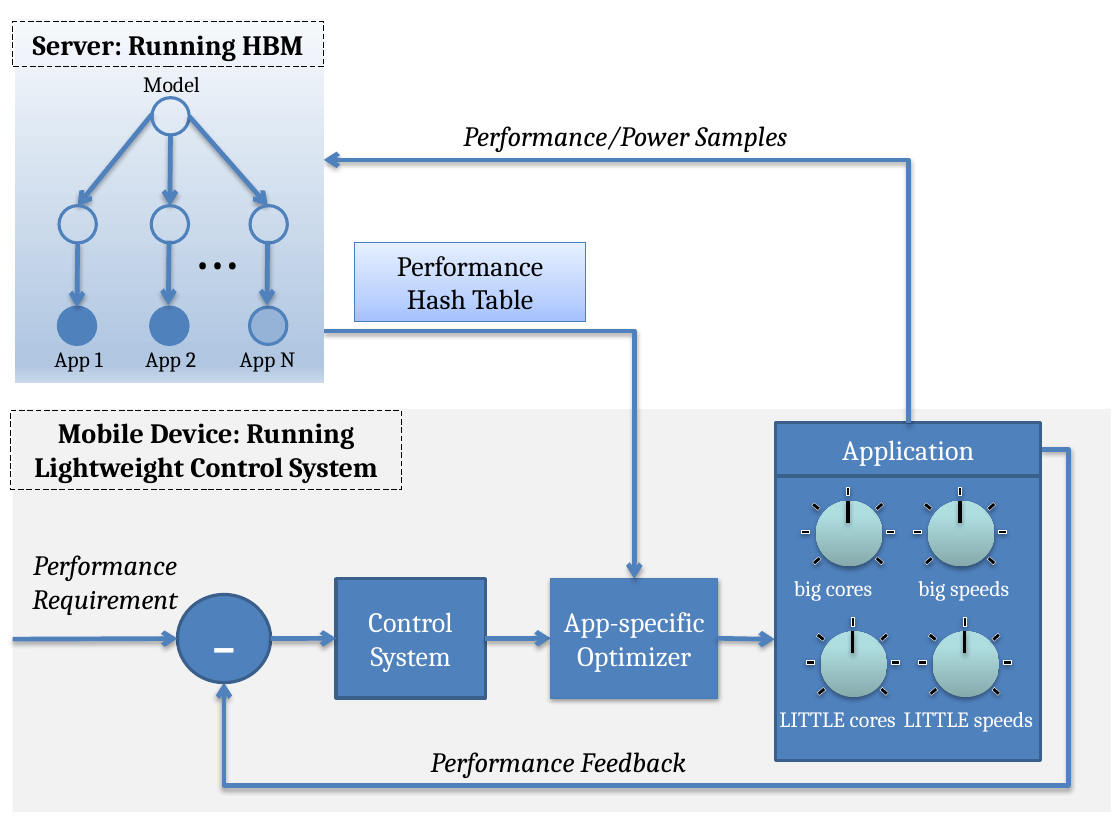
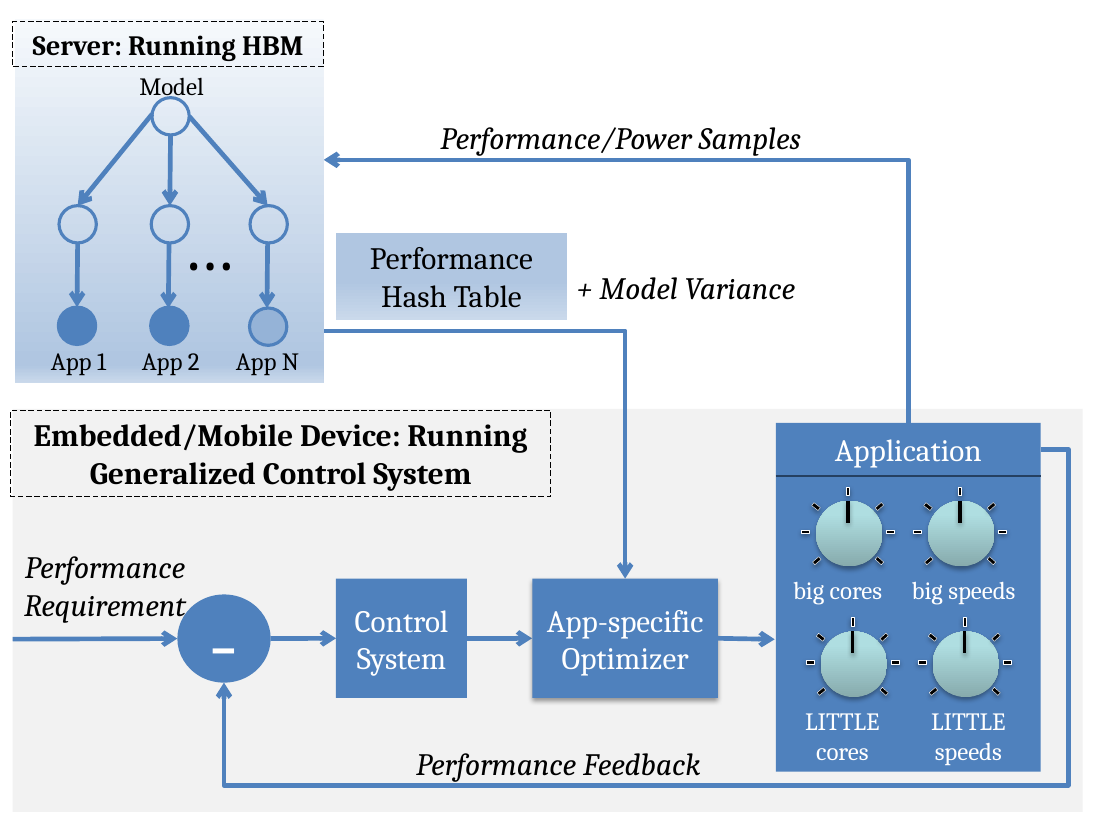
Before and after one commit to nmishra8/ASPLOS-17, a slide deck: slide 6 of figures/LEO+POET_backup_nikita.pptx. Drawn at 1120x840 pixels with LibreOffice and Linux fonts; fonts in the diff are those of the drawing. Boxes give left, top, right and bottom in pixels: in the first picture for what was removed or moved away, otherwise in the second. Text is boxed around its words. In the diff, an @@ line names an element or a change of style, - is before the commit and + after.

```diff
--- a/figures/LEO+POET_backup_nikita.pptx
+++ b/figures/LEO+POET_backup_nikita.pptx
@@ text "…": place and size @@
-text "…" at (181,202,246,288)
+text "…" at (171,196,236,290)
@@ text "…" at (171,196,236,290): size 40 to 44 pt @@
@@ rectangle "Performance": place and size @@
-rectangle "Performance" at (355,243,586,323)
+rectangle "Performance" at (336,233,567,319)
@@ rectangle "Performance" at (336,233,567,319): size 18 to 20 pt; fill gradient #A4C4FF to #BFD4FF to #E6EEFF to gradient #F6F9FC to #B0C6E1 to #CAD9EB; outline #4B7EBC 0.75 pt to none @@
@@ arrow moved from (169, 241) - (168, 305) to (169, 244) - (168, 308) @@
@@ arrow moved from (268, 241) - (267, 305) to (268, 244) - (267, 308) @@
@@ text added at (599,277,796,300), 20 pt, text #000000, italic @@
++ Model Variance
@@ elbow arrow moved from (324, 330) - (634, 579) to (324, 330) - (625, 579) @@
@@ rectangle "Embedded/Mobile Device: Running Generalized Control ...": place and size @@
-rectangle "Embedded/Mobile Device: Running Generalized Control ..." at (11,410,402,489)
+rectangle "Embedded/Mobile Device: Running Generalized Control ..." at (11,410,551,496)
@@ rectangle: place and size @@
-rectangle at (12,409,1110,812)
+rectangle at (12,409,1082,812)
@@ text in rectangle at (34,424,527,491): text changed; size 18 to 20 pt @@
-Mobile Device: Running Lightweight Control System
+Embedded/Mobile Device: Running Generalized Control System
@@ rectangle "Application" at (776,423,1040,476): size 18 to 20 pt; outline #3A5F8C 2 pt to none @@
@@ rectangle: place and size @@
-rectangle at (776,476,1040,760)
+rectangle at (776,476,1040,772)
@@ rectangle at (776,476,1040,772): outline #3A5F8C 2 pt to none @@
@@ line added from (776, 476) to (1040, 476), #254061 0.75 pt @@
@@ size 18 to 20 pt in 3 elements at (416,753,700,782), (440,127,801,156), (24,556,186,623) @@
@@ ellipse "-" at (177,595,270,683): size 54 to 60 pt; outline #3A5F8C 2 pt to none @@
@@ rectangle "Control" at (336,579,467,699): size 18 to 20 pt; outline #3A5F8C 2 pt to none @@
@@ rectangle "Control": place and size @@
-rectangle "Control" at (336,579,485,699)
+rectangle "Control" at (336,579,467,699)
@@ rectangle "App-specific": place and size @@
-rectangle "App-specific" at (551,579,718,699)
+rectangle "App-specific" at (532,579,718,699)
@@ rectangle "App-specific" at (532,579,718,699): size 18 to 20 pt; outline #4B7EBC 0.75 pt to none @@
@@ arrow moved from (485, 638) - (551, 638) to (467, 638) - (532, 638) @@
@@ size 14 to 16 pt in 8 elements at (912,582,1015,605), (139,78,203,101), (51,353,106,375), (142,353,200,375), (236,353,299,375), (793,582,882,605), (931,713,1005,765), (805,713,879,760) @@
```
Also in this commit, not shown: 6 other files.
